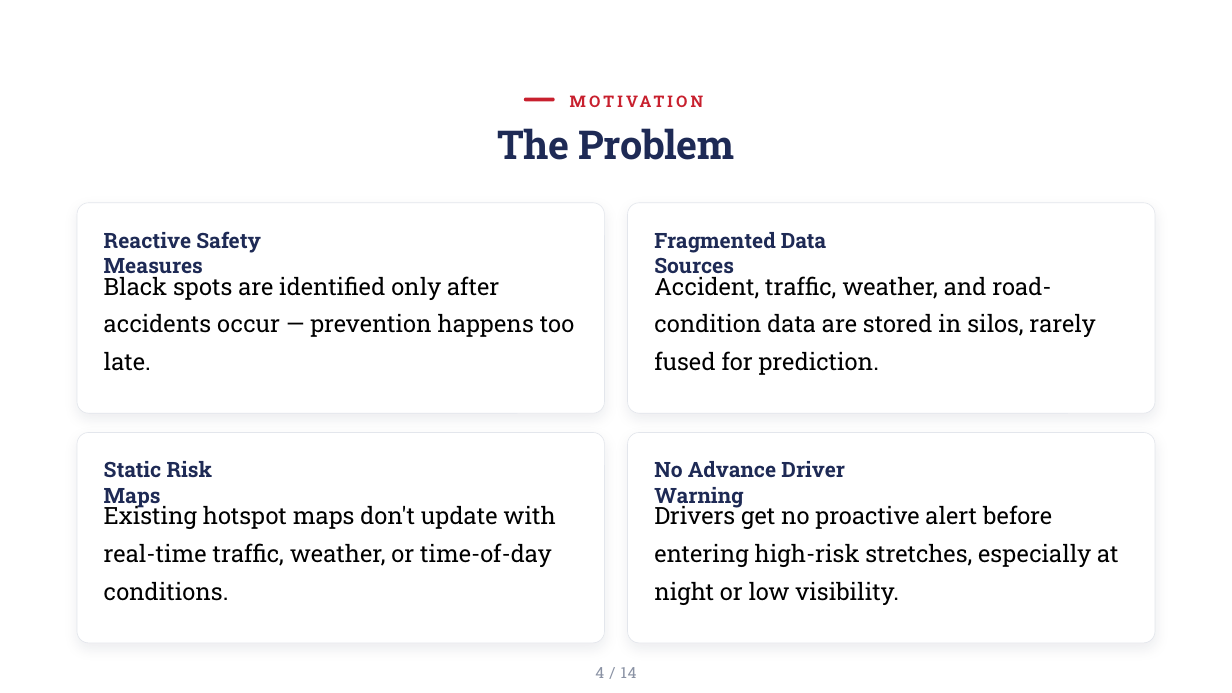
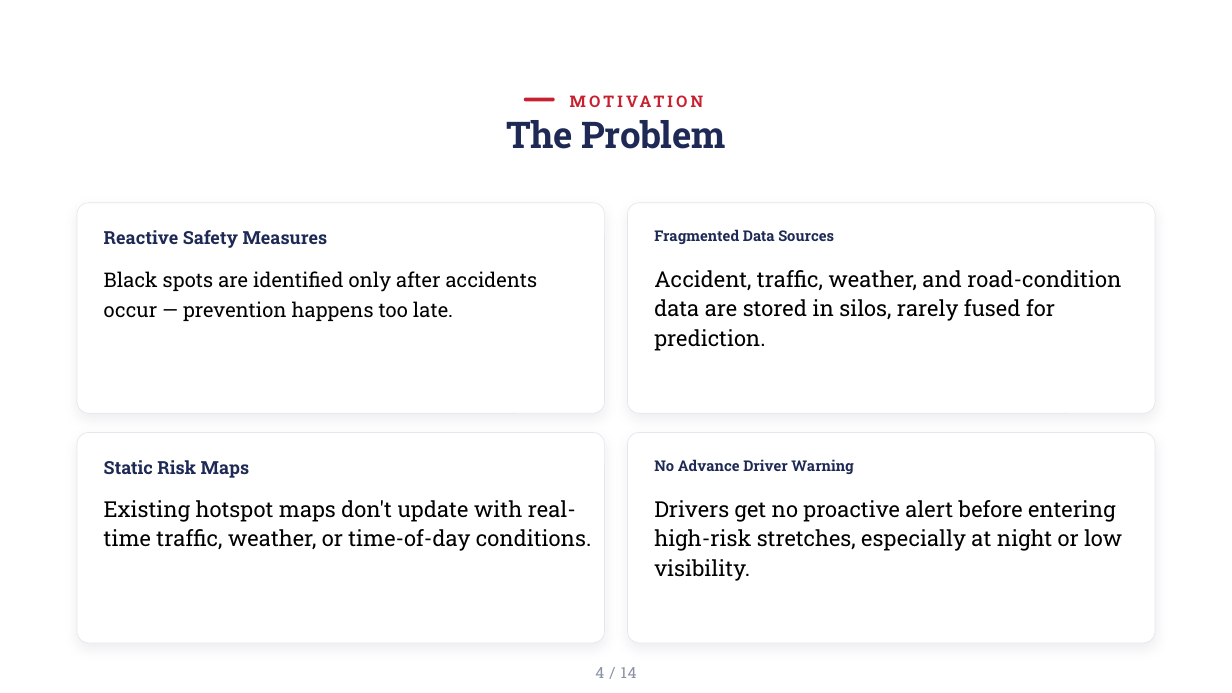
Before and after one commit to Shanmukhcr7/SafeRoute-AI, a slide deck: slide 4 of AI_Road_Accident_RiskZone_Detection_Review1_UPDATED_FIXED.pptx. Drawn at 1232x693 pixels with LibreOffice and Linux fonts; fonts in the diff are those of the drawing; background and template pictures are left out. Boxes give left, top, right and bottom in pixels: in the first picture for what was removed or moved away, otherwise in the second. Text is boxed around its words. In the diff, an @@ line names an element or a change of style, - is before the commit and + after.

```diff
--- a/AI_Road_Accident_RiskZone_Detection_Review1_UPDATED_FIXED.pptx
+++ b/AI_Road_Accident_RiskZone_Detection_Review1_UPDATED_FIXED.pptx
@@ text "The Problem" at <box>506,120,725,149</box>: size 46.5 to 43 pt; line spacing 1 to 0.8 @@
@@ text "Reactive Safety Measures" at <box>104,230,328,248</box>: size 24.8 to 21 pt @@
@@ text "Fragmented Data Sources" at <box>654,229,834,244</box>: size 24.8 to 17.3 pt @@
@@ text "Black spots are identified only ..." at <box>104,271,538,321</box>: size 27.8 to 23.6 pt; line spacing 1.32 to 1.22 @@
@@ text "Static Risk Maps" at <box>104,460,250,478</box>: size 24.8 to 21 pt @@
@@ text "No Advance Driver Warning" at <box>654,459,853,474</box>: size 24.8 to 17.3 pt @@
@@ size 27.8 to 25.7 pt; line spacing 1.32 to 1.12 in 3 elements at <box>654,270,1121,351</box>, <box>104,500,592,551</box>, <box>654,500,1122,581</box> @@
```
Also in this commit, not shown: 13 other slides changed, 4 other files.
